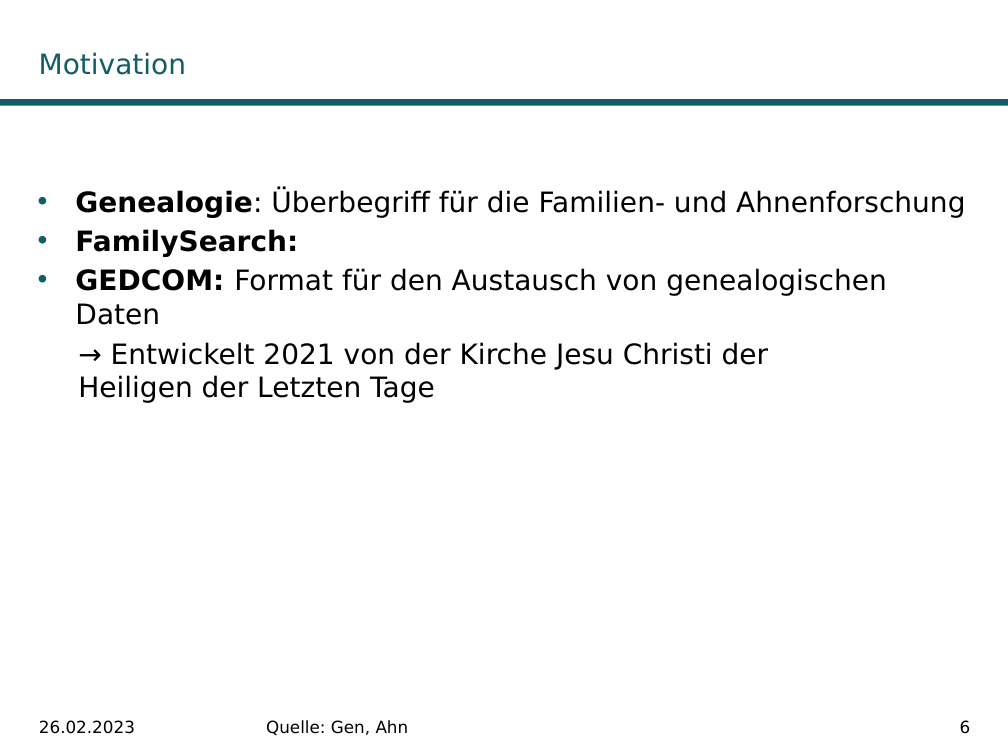
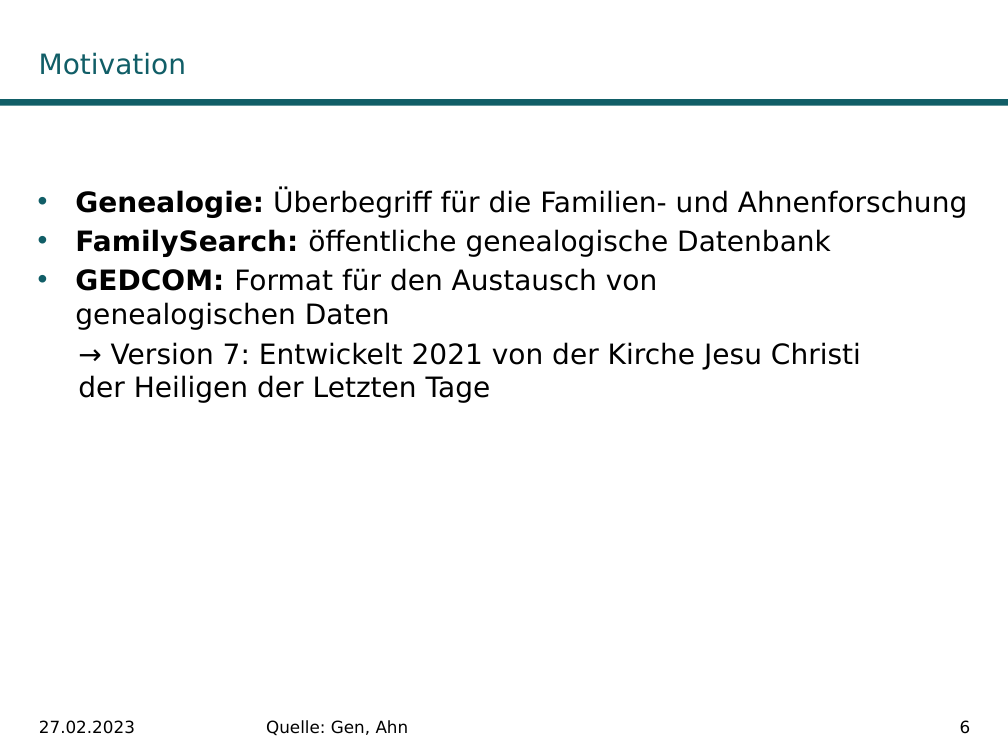
Before and after one commit to DwieDave/gedcom.js, a slide deck: slide 6 of doc/Teamprojekt_GedcomJS_MariusMueller_DavidGruber.pptx. Drawn at 1008x756 pixels with LibreOffice and Linux fonts; fonts in the diff are those of the drawing; background and template pictures are left out. Boxes give left, top, right and bottom in pixels: in the first picture for what was removed or moved away, otherwise in the second. Text is boxed around its words. In the diff, an @@ line names an element or a change of style, - is before the commit and + after.

```diff
--- a/doc/Teamprojekt_GedcomJS_MariusMueller_DavidGruber.pptx
+++ b/doc/Teamprojekt_GedcomJS_MariusMueller_DavidGruber.pptx
@@ text at bbox=[75, 189, 967, 218]: bold on in "Genealogie:" @@
@@ text at bbox=[75, 229, 831, 257]: text changed; bold off @@
-• FamilySearch:
+• FamilySearch: öffentliche genealogische Datenbank
@@ text at bbox=[78, 342, 861, 403]: text changed @@
-→ Entwickelt 2021 von der Kirche Jesu Christi der Heiligen der Letzten Tage
+→ Version 7: Entwickelt 2021 von der Kirche Jesu Christi der Heiligen der Letzten Tage
@@ text at bbox=[39, 720, 135, 734]: text changed @@
-26.02.2023
+27.02.2023
```
Also in this commit, not shown: 27 other slides changed, 1 slide added, 1 slide removed, 1 other file.
